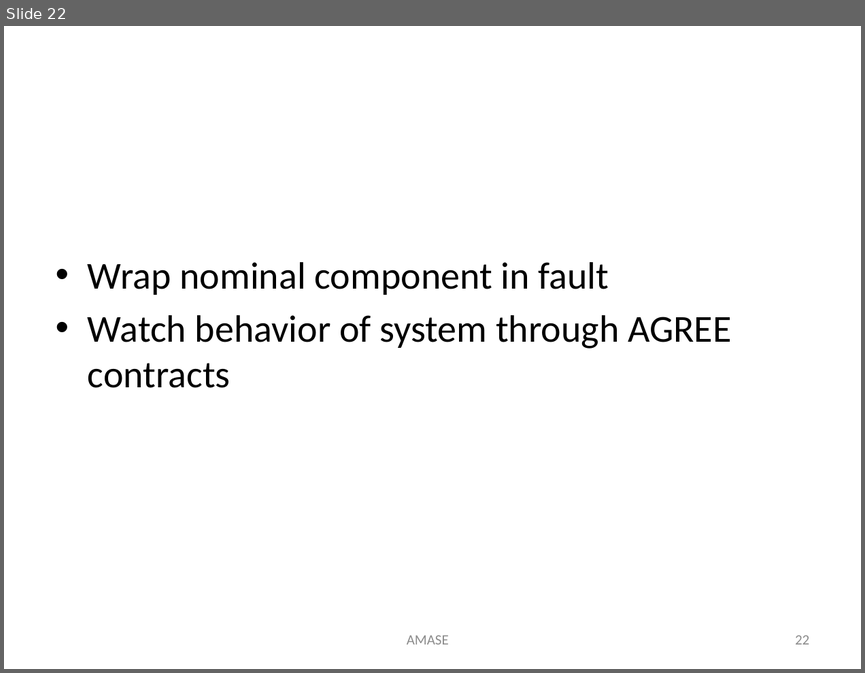
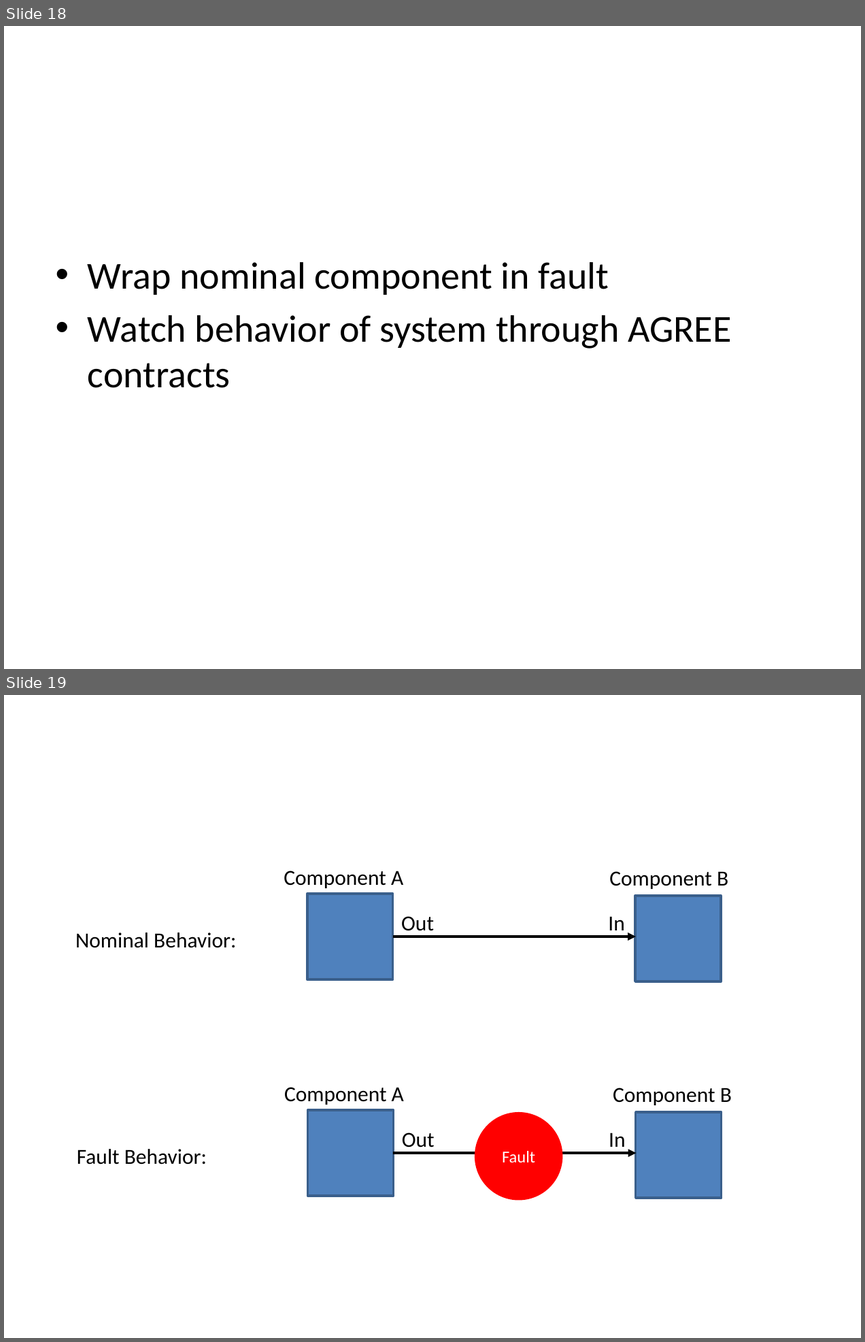
Before and after one commit to dkstewart/Presentations, a slide deck: nasa_year_end_review_2018.pptx. Shown one above the other, each under a label of ours: slide 22 before the commit, slides 18 and 19 after it. The pictures are 865x673 and 865x1342 pixels, drawn with LibreOffice and Linux fonts; fonts in the diff are those of the drawing. Boxes give left, top, right and bottom in pixels: in the first picture for what was removed or moved away, otherwise in the second. Text is boxed around its words. In the diff, an @@ line names an element or a change of style, - is before the commit and + after.

```diff
--- a/nasa_year_end_review_2018.pptx
+++ b/nasa_year_end_review_2018.pptx
@@ slide 19 added at [4,695,861,1338], background #FFFFFF @@
@@ text added at [283,870,403,888], 18 pt, text #000000 @@
+Component A
@@ text added at [609,871,728,889], 18 pt, text #000000 @@
+Component B
@@ rectangle added at [307,894,393,979], fill #4F81BD, outline #3A5F8C 2 pt @@
@@ rectangle added at [636,896,721,981], fill #4F81BD, outline #3A5F8C 2 pt @@
@@ text added at [401,916,434,931], 18 pt, text #000000 @@
+Out
@@ text added at [608,916,624,930], 18 pt, text #000000 @@
+In
@@ text added at [75,932,236,948], 18 pt, text #000000 @@
+Nominal Behavior:
@@ arrow added from (393, 936) to (636, 936), #000000 2.25 pt @@
@@ text added at [284,1087,404,1104], 18 pt, text #000000 @@
+Component A
@@ text added at [613,1087,732,1105], 18 pt, text #000000 @@
+Component B
@@ rectangle added at [307,1110,393,1195], fill #4F81BD, outline #3A5F8C 2 pt @@
@@ ellipse added at [476,1113,562,1199], fill #FF0000, outline #FF0000 2 pt, 14 pt, text #FFFFFF @@
+Fault
@@ rectangle added at [636,1113,721,1198], fill #4F81BD, outline #3A5F8C 2 pt @@
@@ text added at [402,1132,434,1152], 18 pt, text #000000 @@
+Out
@@ text added at [609,1132,625,1152], 18 pt, text #000000 @@
+In
@@ text added at [77,1149,207,1164], 18 pt, text #000000 @@
+Fault Behavior:
@@ arrow added from (393, 1153) to (636, 1153), #000000 2.25 pt @@
@@ what was slide 22 is now slide 18 @@
@@ slide 18 changed as well @@
@@ text removed at [407,635,449,644] @@
-AMASE
@@ page number removed at [795,635,809,644] @@
-22
```
Also in this commit, not shown: 11 other slides changed, 27 other slides added, 36 slides removed.
